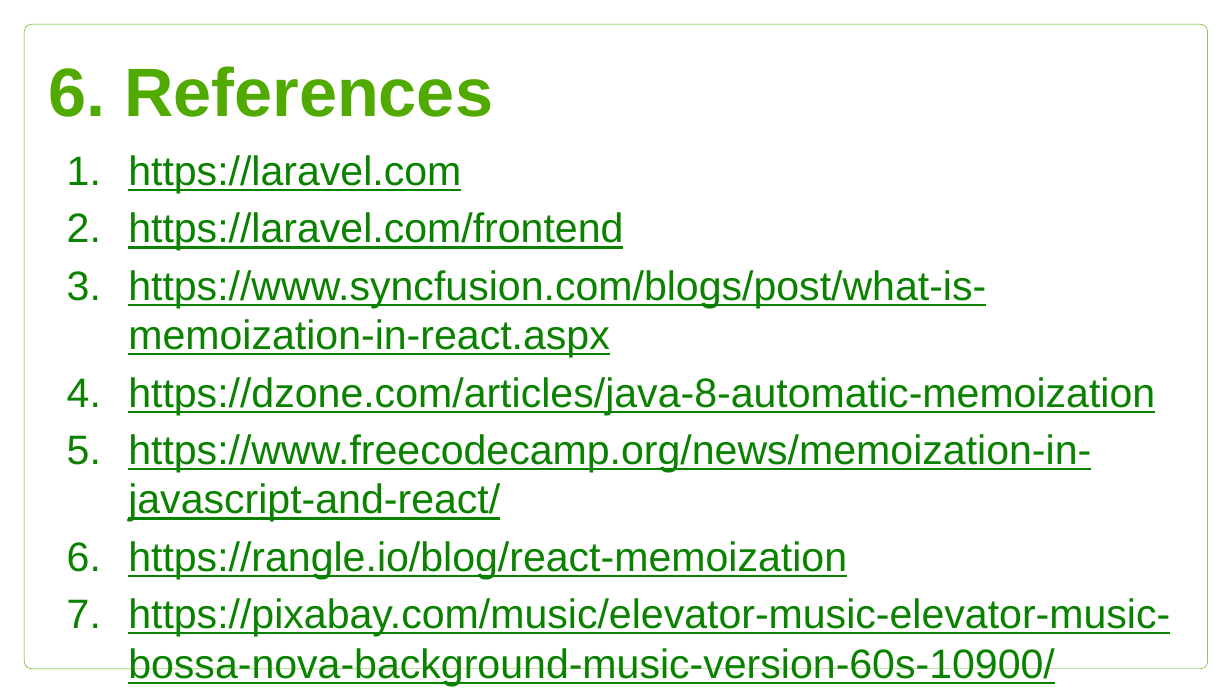
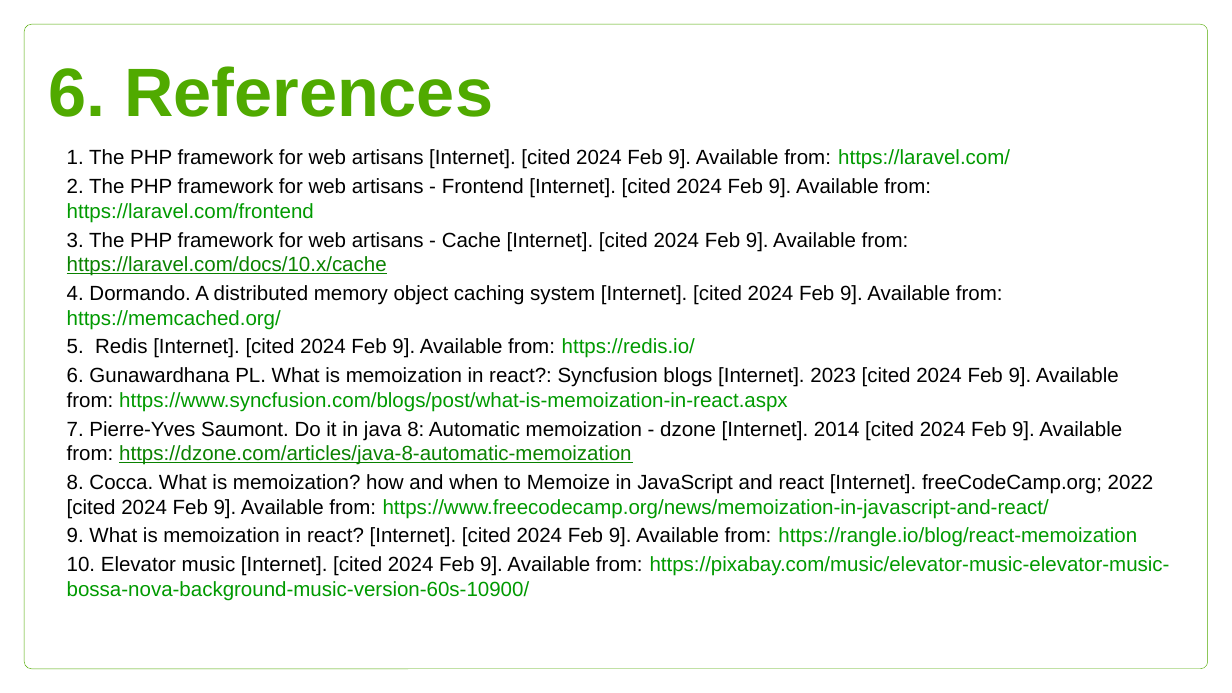
Before and after one commit to Btibor02/GroupWork, a slide deck: slide 24 of Groupwork ppt.pptx. Drawn at 1232x693 pixels with LibreOffice and Linux fonts; fonts in the diff are those of the drawing; background and template pictures are left out. Boxes give left, top, right and bottom in pixels: in the first picture for what was removed or moved away, otherwise in the second. Text is boxed around its words. In the diff, an @@ line names an element or a change of style, - is before the commit and + after.

```diff
--- a/Groupwork ppt.pptx
+++ b/Groupwork ppt.pptx
@@ subtitle at [67, 149, 1170, 601]: text changed; size 24 to 12 pt; text colour #0A8200 to #000000 @@
-1. https://laravel.com
-2. https://laravel.com/frontend
-3. https://www.syncfusion.com/blogs/post/what-is-memoization-in-react.aspx
-4. https://dzone.com/articles/java-8-automatic-memoization
-5. https://www.freecodecamp.org/news/memoization-in-javascript-and-react/
-6. https://rangle.io/blog/react-memoization
-7. https://pixabay.com/music/elevator-music-elevator-music-bossa-nova-background-music-version-60s-10900/
+1. The PHP framework for web artisans [Internet]. [cited 2024 Feb 9]. Available from: https://laravel.com/
+2. The PHP framework for web artisans - Frontend [Internet]. [cited 2024 Feb 9]. Available from: https://laravel.com/frontend
+3. The PHP framework for web artisans - Cache [Internet]. [cited 2024 Feb 9]. Available from: https://laravel.com/docs/10.x/cache
+4. Dormando. A distributed memory object caching system [Internet]. [cited 2024 Feb 9]. Available from: https://memcached.org/
+5. Redis [Internet]. [cited 2024 Feb 9]. Available from: https://redis.io/
+6. Gunawardhana PL. What is memoization in react?: Syncfusion blogs [Internet]. 2023 [cited 2024 Feb 9]. Available from: https://www.syncfusion.com/blogs/post/what-is-memoization-in-react.aspx
+7. Pierre-Yves Saumont. Do it in java 8: Automatic memoization - dzone [Internet]. 2014 [cited 2024 Feb 9]. Available from: https://dzone.com/articles/java-8-automatic-memoization
+8. Cocca. What is memoization? how and when to Memoize in JavaScript and react [Internet]. freeCodeCamp.org; 2022 [cited 2024 Feb 9]. Available from: https://www.freecodecamp.org/news/memoization-in-javascript-and-react/
+9. What is memoization in react? [Internet]. [cited 2024 Feb 9]. Available from: https://rangle.io/blog/react-memoization
+10. Elevator music [Internet]. [cited 2024 Feb 9]. Available from: https://pixabay.com/music/elevator-music-elevator-music-bossa-nova-background-music-version-60s-10900/
```
Also in this commit, not shown: 7 other slides changed.
